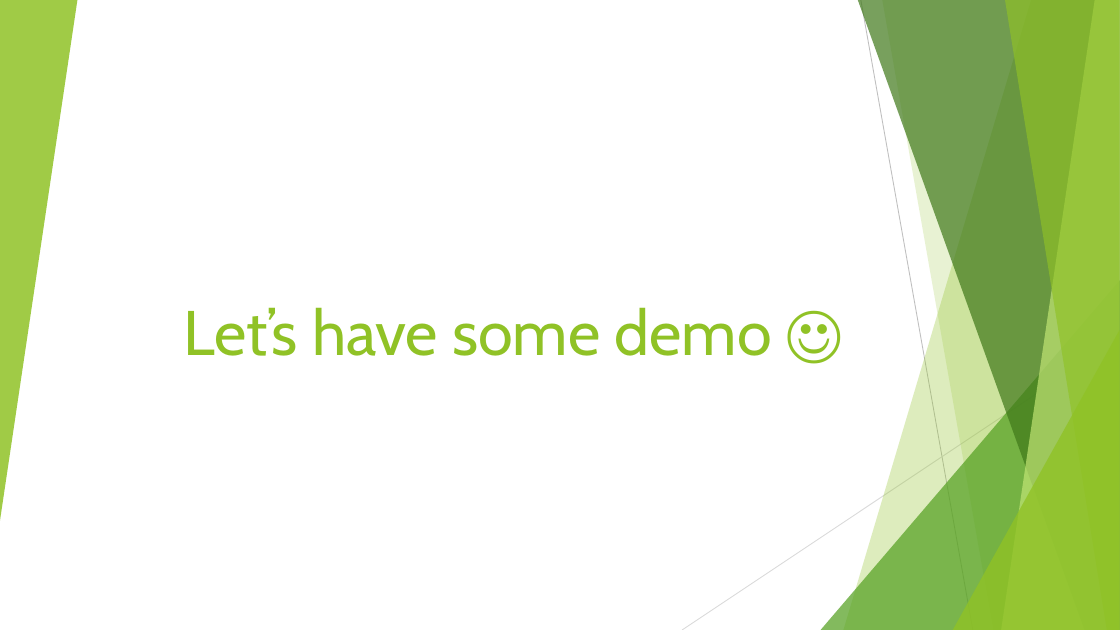
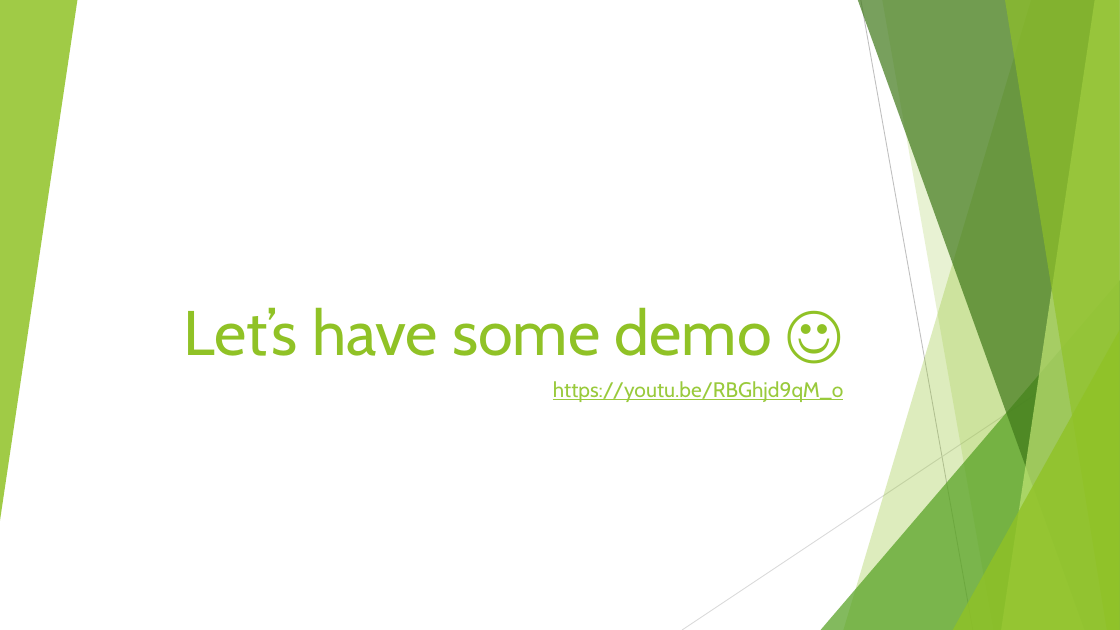
Before and after one commit to justtosam/SmartBIN, a slide deck: slide 7 of AI Waste Sorting System_v2.pptx. Drawn at 1120x630 pixels with LibreOffice and Linux fonts; fonts in the diff are those of the drawing. Boxes give left, top, right and bottom in pixels: in the first picture for what was removed or moved away, otherwise in the second. Text is boxed around its words. In the diff, an @@ line names an element or a change of style, - is before the commit and + after.

```diff
--- a/AI Waste Sorting System_v2.pptx
+++ b/AI Waste Sorting System_v2.pptx
@@ subtitle added at bbox=[553, 381, 843, 402], 18 pt, text #99CA3C, underline @@
+https://youtu.be/RBGhjd9qM_o
```
